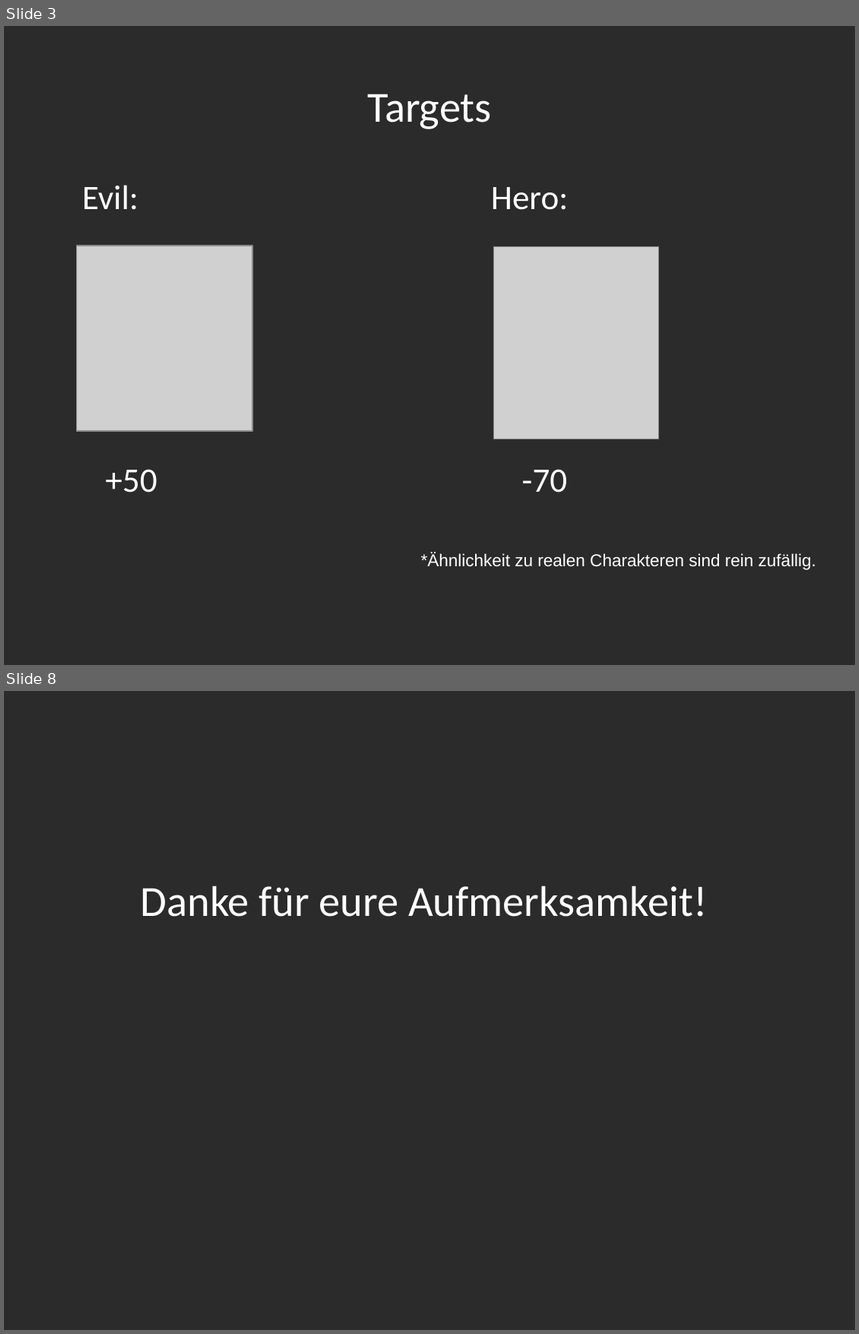
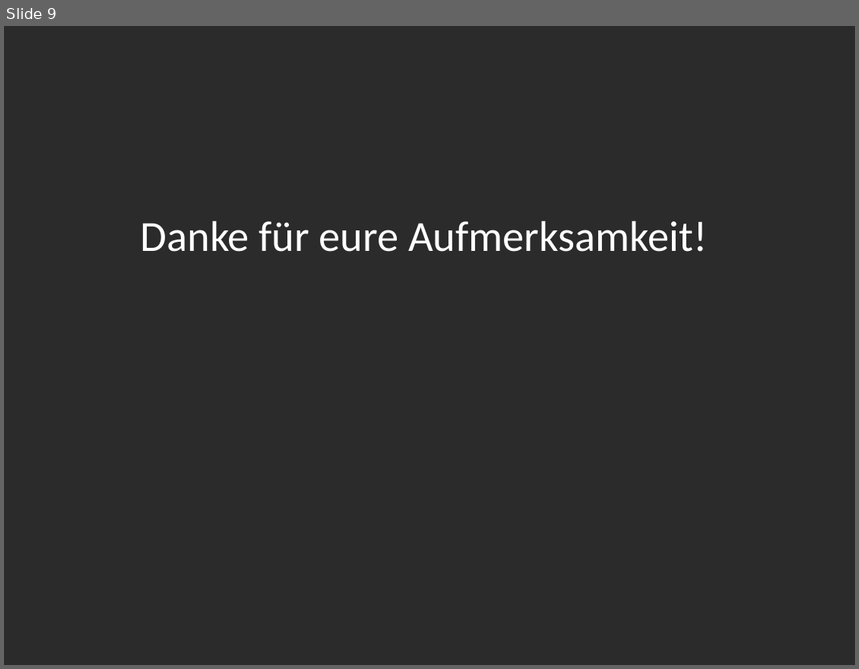
Before and after one commit to Rust-Mikrocontroller-Praktikum-2017/megamaertz, a slide deck: slides/slides.odp. Shown one above the other, each under a label of ours: slides 3 and 8 before the commit, slide 9 after it; the slides between them are not shown. The pictures are 859x1334 and 859x669 pixels, drawn with LibreOffice and Linux fonts; fonts in the diff are those of the drawing; grey boxes stand for pictures; background and template pictures are left out; a plain dark background stands for a picture behind light text. Boxes give left, top, right and bottom in pixels: in the first picture for what was removed or moved away, otherwise in the second. Text is boxed around its words. In the diff, an @@ line names an element or a change of style, - is before the commit and + after.

```diff
--- a/slides/slides.odp
+++ b/slides/slides.odp
@@ slide 3 removed at <box>4,26,855,665</box>, background picture (left out) @@
@@ title removed at <box>367,94,492,129</box> @@
-Targets
@@ text removed at <box>82,185,157,493</box> @@
-Evil:
-+50
@@ text removed at <box>491,187,568,493</box> @@
-Hero:
--70
@@ picture removed at <box>77,246,253,431</box> @@
@@ picture removed at <box>493,247,659,439</box> @@
@@ text removed at <box>421,553,816,570</box> @@
-*Ähnlichkeit zu realen Charakteren sind rein zufällig.
@@ what was slide 8 is now slide 9 @@
```
Also in this commit, not shown: 4 slides changed, 4 slides added, 2 other slides removed, 1 other file.
